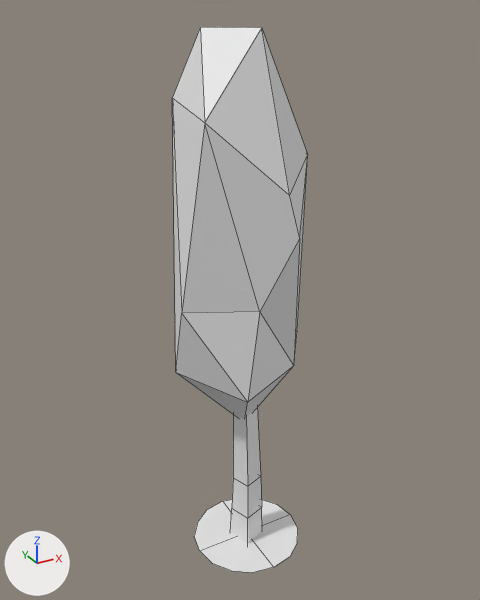
What one commit did to the FBX model Projekt Unity/TowerDefense/Assets/Modele/EpokaKamienia/FBX/Otoczenie/Drzewo5.fbx.
Before and after are seen from a 50 mm lens placed at (-2.53, -5.04, 5.25), pointed at (0.22, -0.05, 2.75). The axes (+X, +Y, +Z) are drawn at lower left. The lights are the same throughout. Mesh edges are drawn as thin lines. Where no turn or scale is listed for an object, it has been applied to the vertices.

Names of what the first picture shows: 'Drzewo5'.
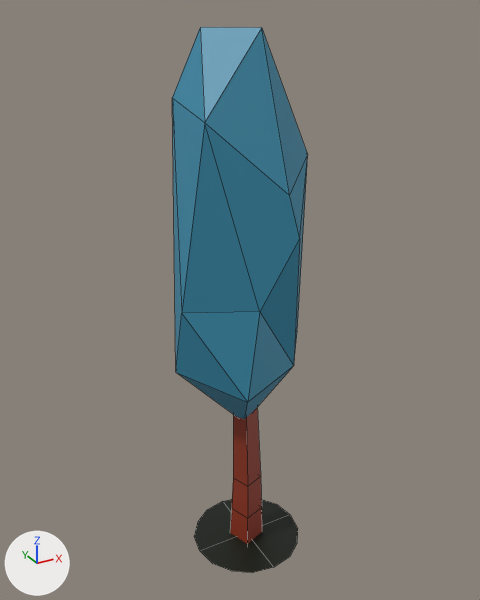
The newer file is also turned or shifted as a whole; pictures and numbers use the older file's frame.

What changed in the scene script:
```text
Add img_teksturaogolnaenviro_jpg:
    img_teksturaogolnaenviro_jpg = load_image('TeksturaOgolnaEnviro.jpg', '../../Tesktury/TeksturaOgolnaEnviro.jpg', 64, 64, 'sRGB')
Add mat_material_003:
    mat_material_003 = principled_material('Material.003')
    mat_material_003.texture = img_teksturaogolnaenviro_jpg
Change me_plane_013:
    where me_plane_013.from_pydata(...)  # 53 vertices, 51 faces; spans x -0.74..0.56, y -0.67..0.69, z -0.11..5.12
    add me_plane_013.materials.append(mat_material_003)  # picture img_teksturaogolnaenviro_jpg
```

Where the change shows, as pixel boxes [x1, y1, x2, y2] in the pictures (480 x 600 px):
'Drzewo5', recoloured (grey to cyan)
    both: [172, 27, 308, 573]
